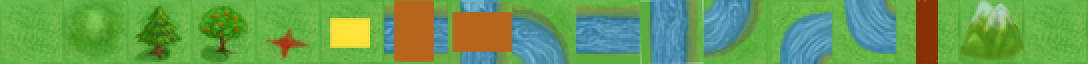
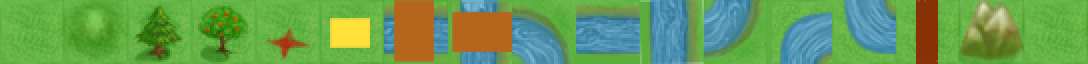
Layer changes from the first 1088px x 64px image to the second:
"Layer 4": blend normal → multiply over [958, 22, 1022, 64]
painted on "Layer 3 copy" over [958, 0, 1024, 60]
